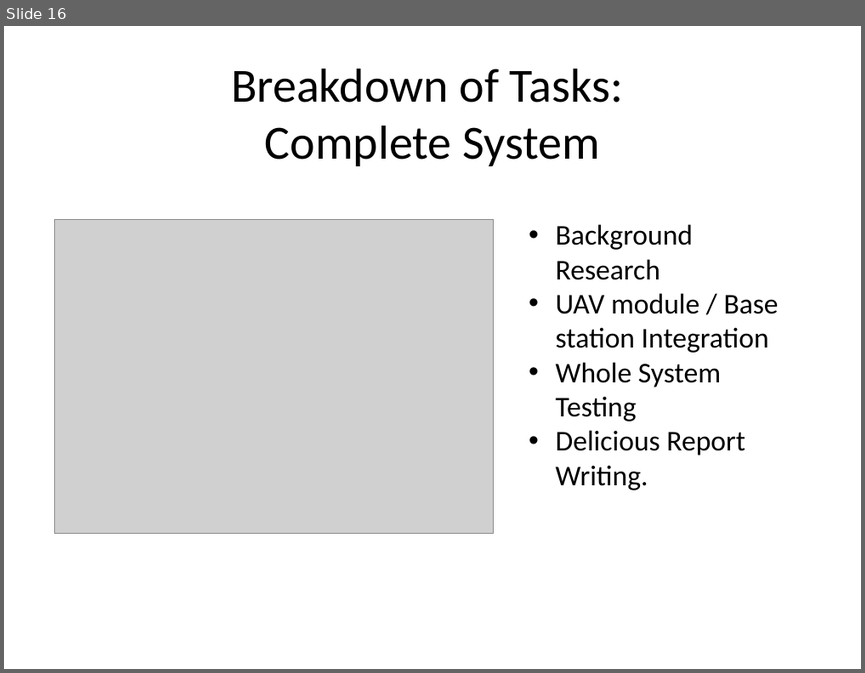
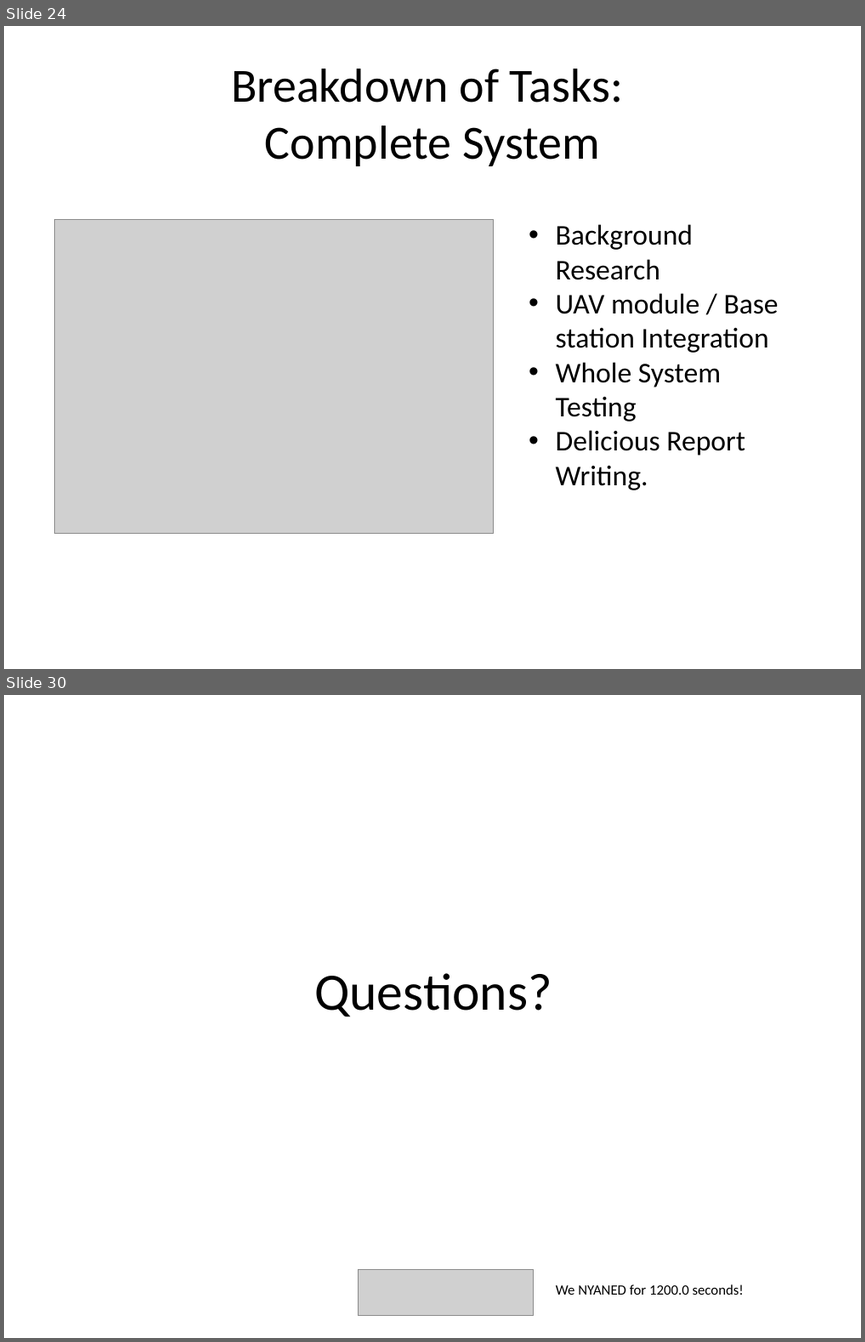
Before and after one commit to andybusse/uavcamera, a slide deck: documents/GDP Group 18 pres.ppt. Shown one above the other, each under a label of ours: slide 16 before the commit, slides 24 and 30 after it; the slides between them are not shown. The pictures are 865x673 and 865x1342 pixels, drawn with LibreOffice and Linux fonts; fonts in the diff are those of the drawing; grey boxes stand for pictures. Boxes give left, top, right and bottom in pixels: in the first picture for what was removed or moved away, otherwise in the second. Text is boxed around its words. In the diff, an @@ line names an element or a change of style, - is before the commit and + after.

```diff
--- a/documents/GDP Group 18 pres.ppt
+++ b/documents/GDP Group 18 pres.ppt
@@ slide 30 added at (x1=4, y1=695, x2=861, y2=1338), background #FFFFFF @@
@@ title added at (x1=314, y1=973, x2=551, y2=1016), 44 pt, text #000000 @@
+Questions?
@@ picture added at (x1=358, y1=1269, x2=533, y2=1315) @@
@@ text added at (x1=556, y1=1284, x2=744, y2=1294), 12 pt, text #000000 @@
+We NYANED for 1200.0 seconds!
@@ what was slide 16 is now slide 24 @@
```
Also in this commit, not shown: 7 slides changed, 4 other slides added, 3 slides removed.
